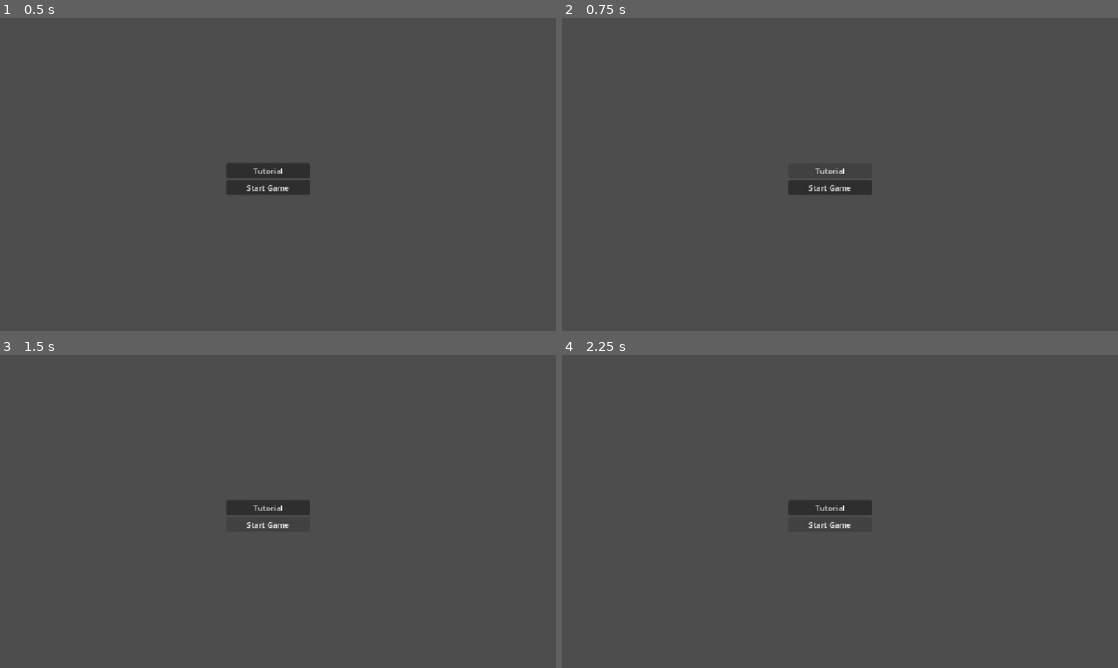
Above: before the commit, frames 1-4 (two rows, left to right).
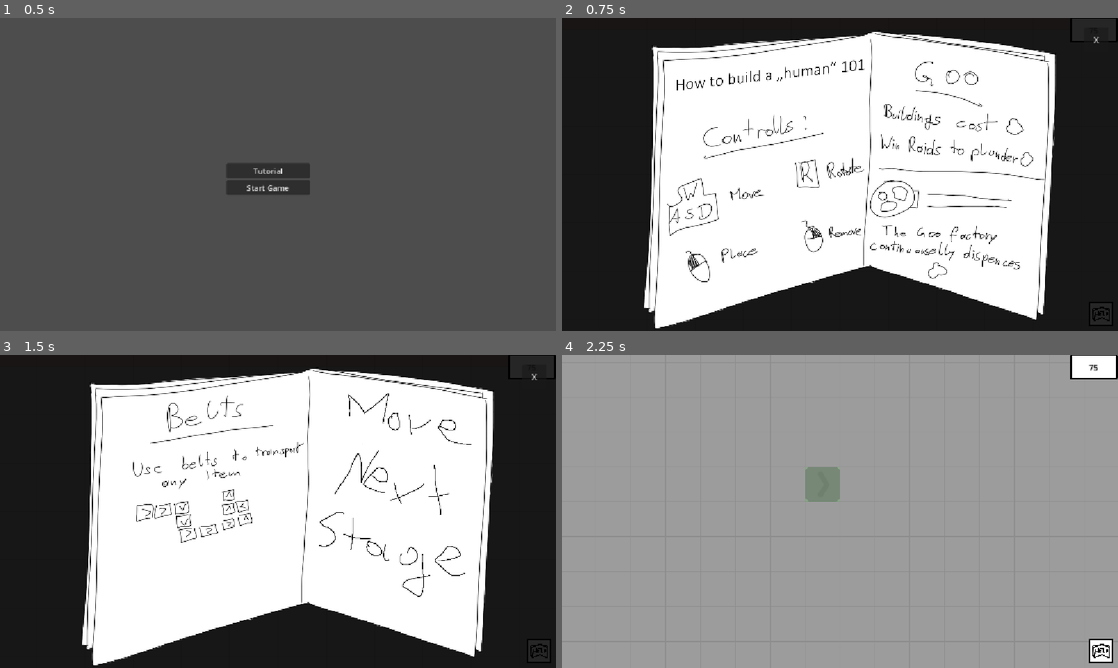
Above: after the commit, the same moments.

Repository: Schlutzkrapfen/Camara-Game
Game: Godot game, scene res://Levels/main_menu.tscn
The game is run twice, just before and just after one commit, with the same random seed, the same clock (stepped at 60 frames per second) and the same inputs.
Inputs (mouse positions are in pixels of both pictures, inside the frame that each line leads up to):
- Up to frame 1 (0.5 s): no input
- Up to frame 2 (0.75 s): click "Tutorial" at 0.5 s
- Up to frame 3 (1.5 s): click (266, 524) at 1.25 s, where only the run before the commit has a clickable "Start Game"
- Up to frame 4 (2.25 s): click (828, 524) at 2 s, where only the run before the commit has a clickable "Start Game"

Frame 1 is identical in both runs. In frame 2, 99% of the frame differs, in the area x 0-100%, y 0-100%; in frame 3, 99%; in frame 4, 100%.

Commit message:
Finisched tutorial and added a winscreen

Diff:
--- a/Levels/Tutorial0.tscn
+++ b/Levels/Tutorial0.tscn
@@ -224,7 +224,7 @@
 tilemap = NodePath("../MainTailMap/FlowField")
 main_tilemap = NodePath("../MainTailMap")
 soundManager = NodePath("../Audiomanager")
-disable_shortcuts = true
+tutorial_bool = true
 level_res = ExtResource("26_a2uew")
 tutorial_images = Array[Texture2D]([ExtResource("25_a2uew"), ExtResource("27_sovsu")])
 
--- a/Levels/Tutorial1.tscn
+++ b/Levels/Tutorial1.tscn
@@ -225,7 +225,7 @@
 tilemap = NodePath("../MainTailMap/FlowField")
 main_tilemap = NodePath("../MainTailMap")
 soundManager = NodePath("../Audiomanager")
-disable_shortcuts = true
+tutorial_bool = true
 level_res = ExtResource("25_x3vdc")
 tutorial_images = Array[Texture2D]([ExtResource("26_44f6s"), ExtResource("26_ngb4t"), ExtResource("28_of3w8")])
 
--- a/Levels/Tutorial2.tscn
+++ b/Levels/Tutorial2.tscn
@@ -228,7 +228,7 @@
 main_tilemap = NodePath("../MainTailMap")
 soundManager = NodePath("../Audiomanager")
 settlements = Array[PackedScene]([ExtResource("25_8akuo")])
-disable_shortcuts = true
+tutorial_bool = true
 level_res = ExtResource("25_yt3tv")
 tutorial_images = Array[Texture2D]([ExtResource("26_v6x73"), ExtResource("27_yogl4"), ExtResource("28_yt3tv")])
 start_first_raid_automatic = true
--- a/Levels/main_menu.gd
+++ b/Levels/main_menu.gd
@@ -4,8 +4,9 @@
 @export var tutorail:PackedScene
 
 func _on_button_button_up() -> void:
-	pass # Replace with function body.
+	get_tree().change_scene_to_file("res://Levels/Tutorial0.tscn")
+
 
 
 func _on_start_button_up() -> void:
-	pass # Replace with function body.
+	get_tree().change_scene_to_file("res://Levels/main_scene_RobertTesting.tscn")
--- a/Levels/main_menu.tscn
+++ b/Levels/main_menu.tscn
@@ -1,6 +1,8 @@
 [gd_scene format=3 uid="uid://qd2q56dbmfki"]
 
 [ext_resource type="Script" uid="uid://ejqe80o6gp7k" path="res://Levels/main_menu.gd" id="1_6ucrw"]
+[ext_resource type="PackedScene" uid="uid://dsmrf3r26mbjx" path="res://Levels/main_scene_RobertTesting.tscn" id="2_3es34"]
+[ext_resource type="PackedScene" uid="uid://dr2as2u2law4f" path="res://Levels/Tutorial0.tscn" id="3_8md67"]
 
 [node name="Main Menu" type="Control" unique_id=219666548]
 layout_mode = 3
@@ -29,6 +31,8 @@
 grow_horizontal = 2
 grow_vertical = 2
 script = ExtResource("1_6ucrw")
+game = ExtResource("2_3es34")
+tutorail = ExtResource("3_8md67")
 
 [node name="VBoxContainer" type="VBoxContainer" parent="MarginContainer" unique_id=1907160907]
 layout_mode = 2
--- a/Resourcen/level_resource.gd
+++ b/Resourcen/level_resource.gd
@@ -4,5 +4,5 @@
 @export var next_level:PackedScene
 #@export var level_top_conrner:Vector2i
 #@export var level_button_corner:Vector2i =Vector2i( 100,100)
-#@export var start_goo:int
+@export var start_goo:int = 75
 @export var building:Dictionary[Vector2i,BuildingResource]
--- a/Resourcen/tutorial1.tres
+++ b/Resourcen/tutorial1.tres
@@ -11,6 +11,30 @@
 [ext_resource type="Script" uid="uid://4rxcymabsf8u" path="res://script/goo.gd" id="8_erm0v"]
 [ext_resource type="PackedScene" uid="uid://te3wdjrwjvf3" path="res://Levels/Creature/torso.tscn" id="9_ir5fp"]
 [ext_resource type="PackedScene" uid="uid://ptqjmu6thc27" path="res://Levels/Tutorial2.tscn" id="10_ir5fp"]
+
+[sub_resource type="Resource" id="Resource_oa26c"]
+script = ExtResource("1_bq6ub")
+size = Vector2i(1, 2)
+tilemap_id = 2
+output_tile = Dictionary[Vector2i, int]({
+Vector2i(0, 0): 0,
+Vector2i(0, 1): 0
+})
+can_not_deleted = true
+factory_type = 4
+
+[sub_resource type="Resource" id="Resource_gnba1"]
+script = ExtResource("1_bq6ub")
+size = Vector2i(2, 1)
+tilemap_id = 6
+craft_time = 1.0
+input = Array[Script]([ExtResource("8_erm0v")])
+output = Array[PackedScene]([ExtResource("9_ir5fp")])
+output_tile = Dictionary[Vector2i, int]({
+Vector2i(1, 0): 0
+})
+buildcost = 3
+can_not_deleted = true
 
 [sub_resource type="Resource" id="Resource_cu1xi"]
 script = ExtResource("1_bq6ub")
@@ -40,30 +64,6 @@
 can_not_deleted = true
 factory_type = 1
 
-[sub_resource type="Resource" id="Resource_oa26c"]
-script = ExtResource("1_bq6ub")
-size = Vector2i(1, 2)
-tilemap_id = 2
-output_tile = Dictionary[Vector2i, int]({
-Vector2i(0, 0): 0,
-Vector2i(0, 1): 0
-})
-can_not_deleted = true
-factory_type = 4
-
-[sub_resource type="Resource" id="Resource_gnba1"]
-script = ExtResource("1_bq6ub")
-size = Vector2i(2, 1)
-tilemap_id = 6
-craft_time = 1.0
-input = Array[Script]([ExtResource("8_erm0v")])
-output = Array[PackedScene]([ExtResource("9_ir5fp")])
-output_tile = Dictionary[Vector2i, int]({
-Vector2i(1, 0): 0
-})
-buildcost = 3
-can_not_deleted = true
-
 [resource]
 script = ExtResource("5_oa26c")
 next_level = ExtResource("10_ir5fp")
--- a/script/globals/GameManager.gd
+++ b/script/globals/GameManager.gd
@@ -19,7 +19,7 @@
 200,200,200,200,200,200,1000,1000,1000,1000,1000,1000,]
 
 @export_category("Tutorial")
-@export var disable_shortcuts:bool = false
+@export var tutorial_bool:bool = false
 @export var level_res:LevelResource
 @export var tutorial_images: Array[Texture2D] = []
 @export var start_first_raid_automatic:bool = false
@@ -64,13 +64,16 @@
 		main_tilemap.spawn_at_place_and_building(item,level_res.building[item])
 	if start_first_raid_automatic:
 		StartRaid()
+	if tutorial_bool:
+		ShowTutorial()
+	Global.curGoo = level_res.start_goo
 func _unhandled_input(event: InputEvent) -> void:
 	if event.is_action_pressed("roration"):
 		var rotations = Global.TileTransform.values()
 		var index = rotations.find(Global.currentrotation)
 		Global.currentrotation = rotations[(index + 1) % (rotations.size()-1)]
 		rotate_output.play()
-	if disable_shortcuts:
+	if tutorial_bool:
 		return
 	if event.is_action_released("Goo_maker"):
 		Global.current_house = 0
@@ -109,6 +112,8 @@
 	btn_Raid.disabled = false
 	Global.curGoo += goo_win_amount[curSettlementIndex]
 	label_cookie_counter.text = str(Global.curGoo)
+	if curSettlementIndex == settlements.size():
+		GameWon()
 
 
 func StartRaid() -> void:
@@ -136,7 +141,9 @@
 func GameWon() -> void:
 	print("You beat the entire game!")
 	await soundManager.play_win_sound()
+
 	get_tree().change_scene_to_packed(level_res.next_level)
+
 
 # --- Tutorial -----------------------------------------------------------------
 
--- a/script/spawner.gd
+++ b/script/spawner.gd
@@ -69,9 +69,6 @@
 func _process(delta: float) -> void:
 	if _building and is_okay_to_build:
 		spawn()
-	elif _building and not is_okay_to_build:
-		audio_manager.play_failed_build()
-
 	if _deleting:
 		delete()
 	for key in current_builds: # or current_builds.items()
@@ -102,9 +99,6 @@
 						if not factory.already_emited:
 							factory.already_emited = true
 							emit_signal("maschin_finished")
-							#output_input(factory)
-							#clear_factory(factory)
-
 						continue
 					_:
 						if output_items(factory):
@@ -124,6 +118,8 @@
 func _unhandled_input(event: InputEvent) -> void:
 	if event.is_action_pressed("build_place") and is_okay_to_build:
 		_building = true
+	elif event.is_action_pressed("build_place") and not is_okay_to_build:
+		audio_manager.play_failed_build()
 	elif event.is_action_released("build_place"):
 		_building = false
 
Not shown, changed: export_presets.cfg
